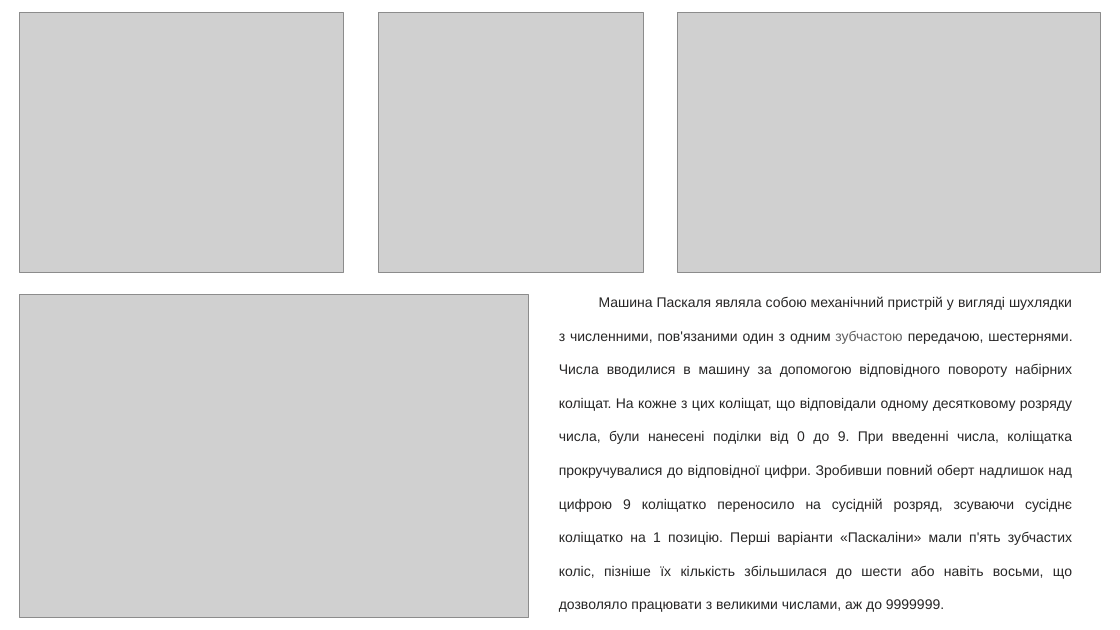
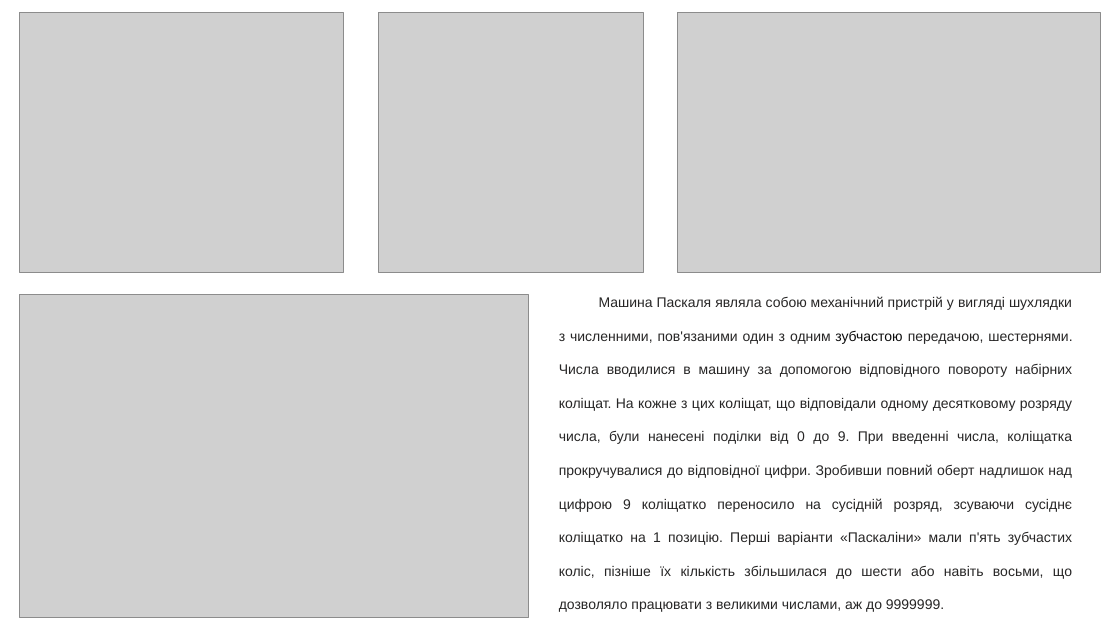
Before and after one commit to boychuk-ol/Operating-system.-, a slide deck: slide 3 of Калькулятор Паскаля.pptx. Drawn at 1120x630 pixels with LibreOffice and Linux fonts; fonts in the diff are those of the drawing; grey boxes stand for pictures. Boxes give left, top, right and bottom in pixels: in the first picture for what was removed or moved away, otherwise in the second. Text is boxed around its words. In the diff, an @@ line names an element or a change of style, - is before the commit and + after.

```diff
--- a/Калькулятор Паскаля.pptx
+++ b/Калькулятор Паскаля.pptx
@@ text "Машина Паскаля являла собою механічний ..." at (559, 296, 1072, 612): text colour #5F5F5F to #0D0D0D in "зубчастою" @@
```
Also in this commit, not shown: 2 other slides changed.
